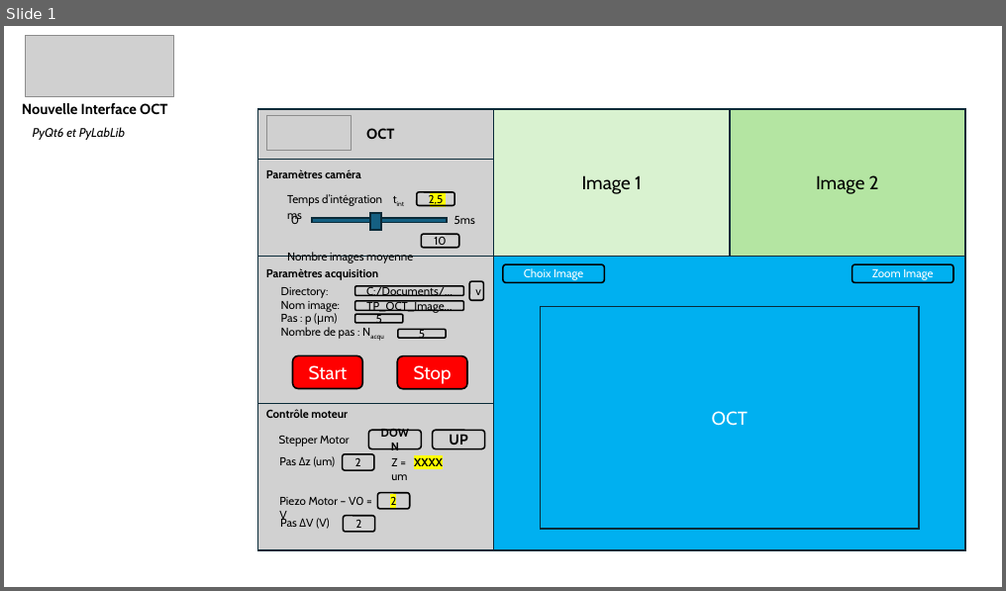
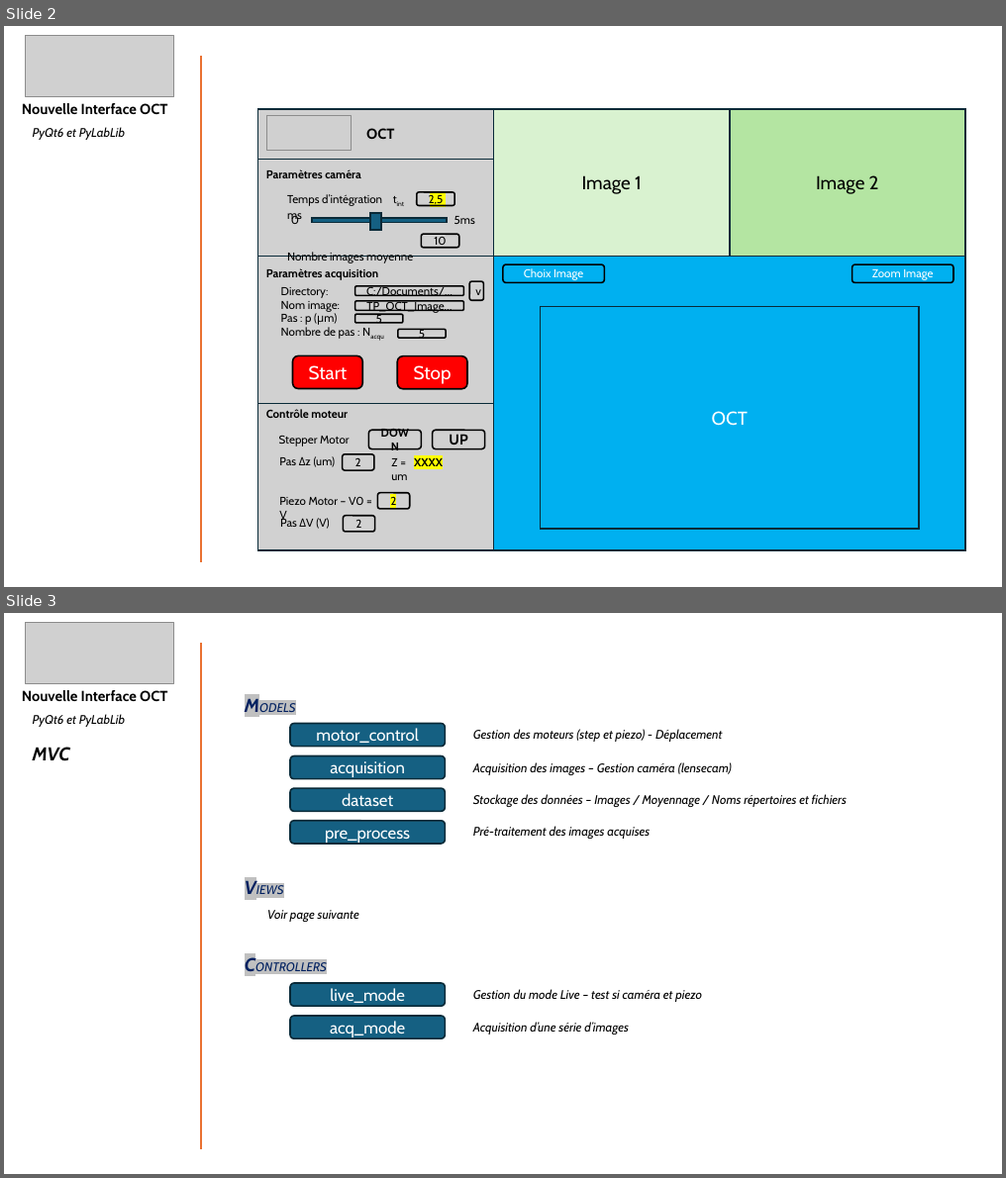
Before and after one commit to IOGS-LEnsE-ressources/camera-gui, a slide deck: applis/OCT/OCT_new_version.pptx. Shown one above the other, each under a label of ours: slide 1 before the commit, slides 2 and 3 after it. The pictures are 1006x591 and 1006x1178 pixels, drawn with LibreOffice and Linux fonts; fonts in the diff are those of the drawing; grey boxes stand for pictures. Boxes give left, top, right and bottom in pixels: in the first picture for what was removed or moved away, otherwise in the second. Text is boxed around its words. In the diff, an @@ line names an element or a change of style, - is before the commit and + after.

```diff
--- a/applis/OCT/OCT_new_version.pptx
+++ b/applis/OCT/OCT_new_version.pptx
@@ slide 3 added at (4,613,1002,1174), background #FFFFFF @@
@@ picture added at (25,622,173,682) @@
@@ line added from (201, 643) to (201, 1150), #E97132 1.5 pt @@
@@ text added at (22,690,167,701), 14 pt, text #000000, bold @@
+Nouvelle Interface OCT
@@ text added at (237,690,345,720), 12 pt, text #002060, italic @@
+MODELS
@@ text added at (33,714,125,761), 12 pt, text #000000, italic @@
+PyQt6 et PyLabLib
+MVC
@@ rounded rectangle added at (290,724,445,747), fill #156082, outline #092A39 1.5 pt, 16 pt, text #FFFFFF @@
+motor_control
@@ text added at (473,729,722,742), 12 pt, text #000000, italic @@
+Gestion des moteurs (step et piezo) - Déplacement
@@ rounded rectangle added at (290,756,445,779), fill #156082, outline #092A39 1.5 pt, 16 pt, text #FFFFFF @@
+acquisition
@@ rounded rectangle added at (290,788,445,811), fill #156082, outline #092A39 1.5 pt, 16 pt, text #FFFFFF @@
+dataset
@@ text added at (473,762,732,775), 12 pt, text #000000, italic @@
+Acquisition des images – Gestion caméra (lensecam)
@@ text added at (473,794,846,807), 12 pt, text #000000, italic @@
+Stockage des données – Images / Moyennage / Noms répertoires et fichiers
@@ rounded rectangle added at (290,821,445,845), fill #156082, outline #092A39 1.5 pt, 16 pt, text #FFFFFF @@
+pre_process
@@ text added at (473,826,649,839), 12 pt, text #000000, italic @@
+Pré-traitement des images acquises
@@ text added at (237,872,345,903), 12 pt, text #002060, italic @@
+VIEWS
@@ text added at (267,910,359,922), 12 pt, text #000000, italic @@
+Voir page suivante
@@ text added at (237,950,345,979), 12 pt, text #002060, italic @@
+CONTROLLERS
@@ rounded rectangle added at (290,983,445,1007), fill #156082, outline #092A39 1.5 pt, 16 pt, text #FFFFFF @@
+live_mode
@@ text added at (473,989,702,1002), 12 pt, text #000000, italic @@
+Gestion du mode Live – test si caméra et piezo
@@ rounded rectangle added at (290,1016,445,1039), fill #156082, outline #092A39 1.5 pt, 16 pt, text #FFFFFF @@
+acq_mode
@@ text added at (473,1022,629,1035), 12 pt, text #000000, italic @@
+Acquisition d’une série d’images
@@ what was slide 1 is now slide 2 @@
@@ slide 2 changed as well @@
@@ line added from (201, 56) to (201, 563), #E97132 1.5 pt @@
```
Also in this commit, not shown: 3 other slides changed, 1 other slide added, 2 other files.
